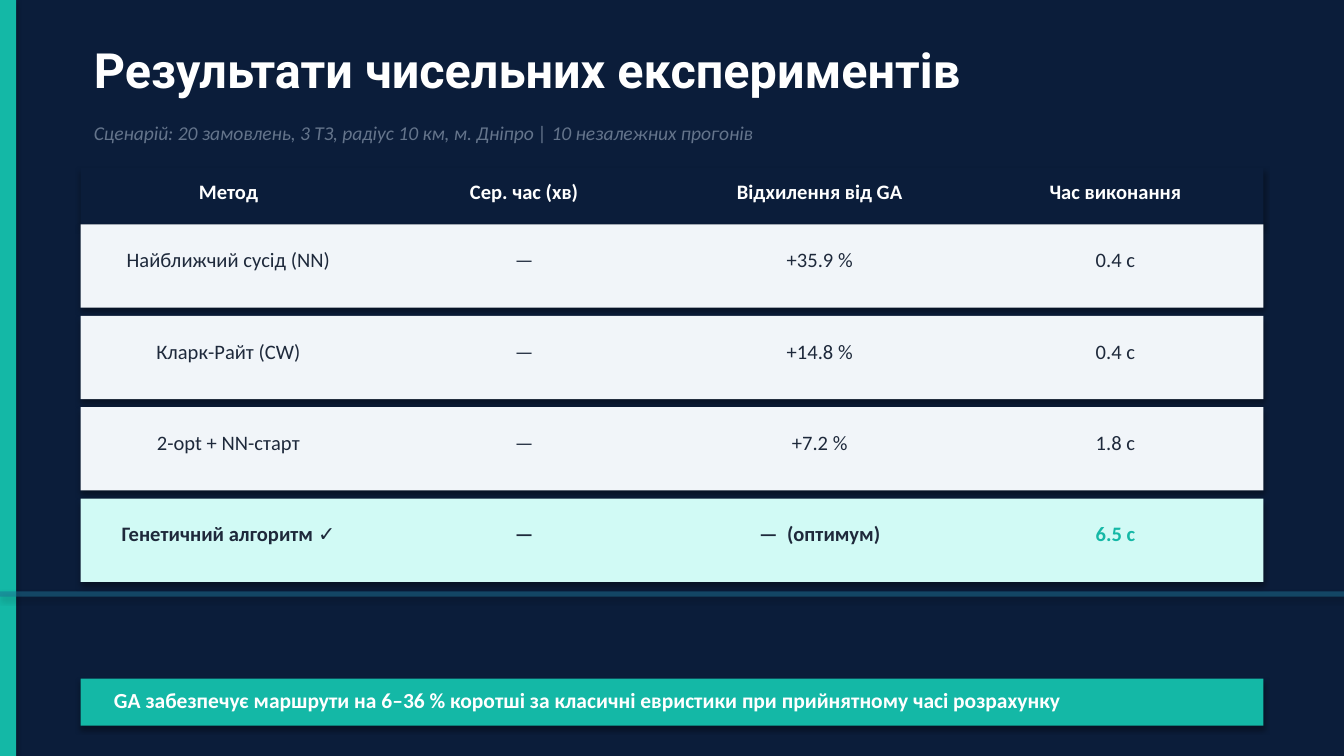
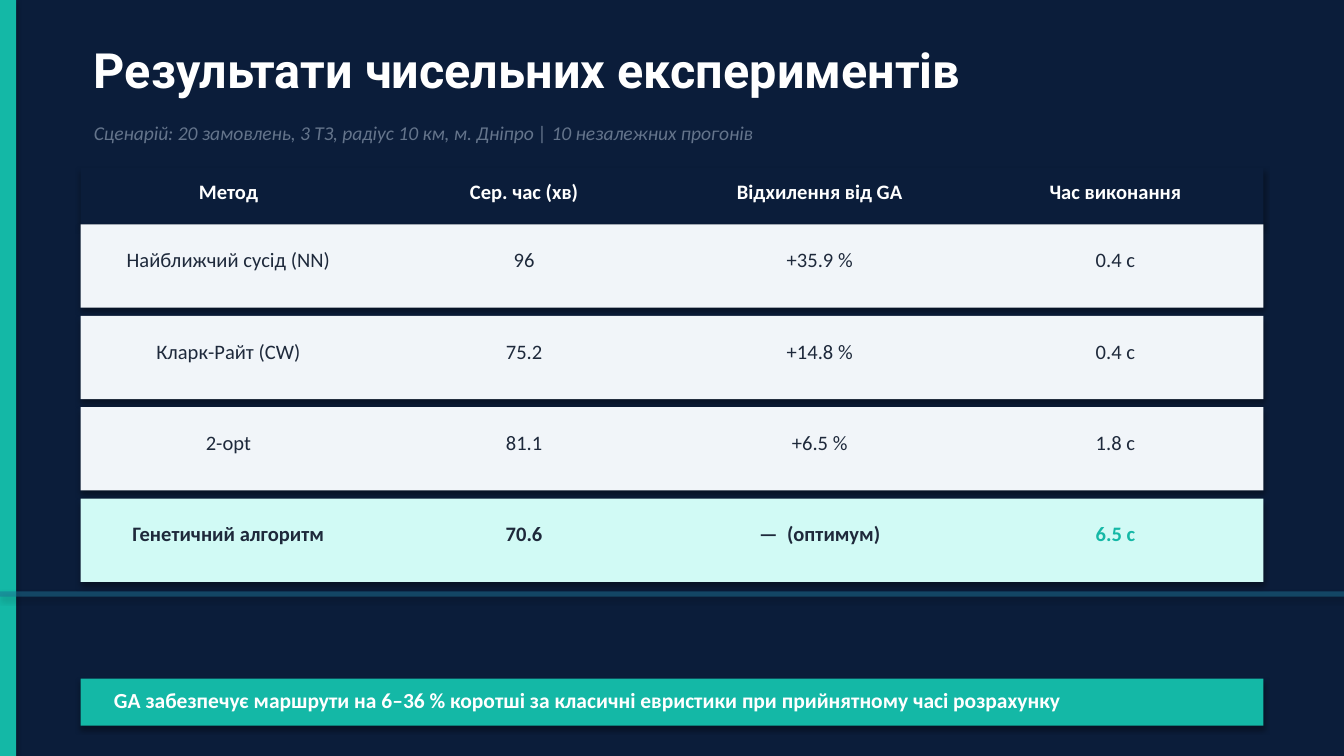
Before and after one commit to timurrte/DeliveryIQ, a slide deck: slide 25 of Звіт/Диплом/Презентація/Презентація_диплом_Ніколаєв.pptx (slide 11 before the commit). Drawn at 1344x756 pixels with LibreOffice and Linux fonts; fonts in the diff are those of the drawing. Boxes give left, top, right and bottom in pixels: in the first picture for what was removed or moved away, otherwise in the second. Text is boxed around its words. In the diff, an @@ line names an element or a change of style, - is before the commit and + after.

```diff
--- a/Звіт/Диплом/Презентація/Презентація_диплом_Ніколаєв.pptx
+++ b/Звіт/Диплом/Презентація/Презентація_диплом_Ніколаєв.pptx
@@ text at [514, 253, 535, 267]: text changed @@
-—
+96
@@ text at [506, 345, 542, 359]: text changed @@
-—
+75.2
@@ text at [206, 436, 251, 454]: text changed @@
-2-opt + NN-старт
+2-opt
@@ text at [506, 436, 542, 450]: text changed @@
-—
+81.1
@@ text at [792, 436, 828, 450]: text changed @@
-+7.2 %
++6.5 %
@@ text at [132, 527, 324, 545]: text changed @@
-Генетичний алгоритм ✓
+Генетичний алгоритм
@@ text at [506, 527, 543, 541]: text changed @@
-—
+70.6
```
Also in this commit, not shown: 3 other slides changed, 14 slides added, 14 other files.
